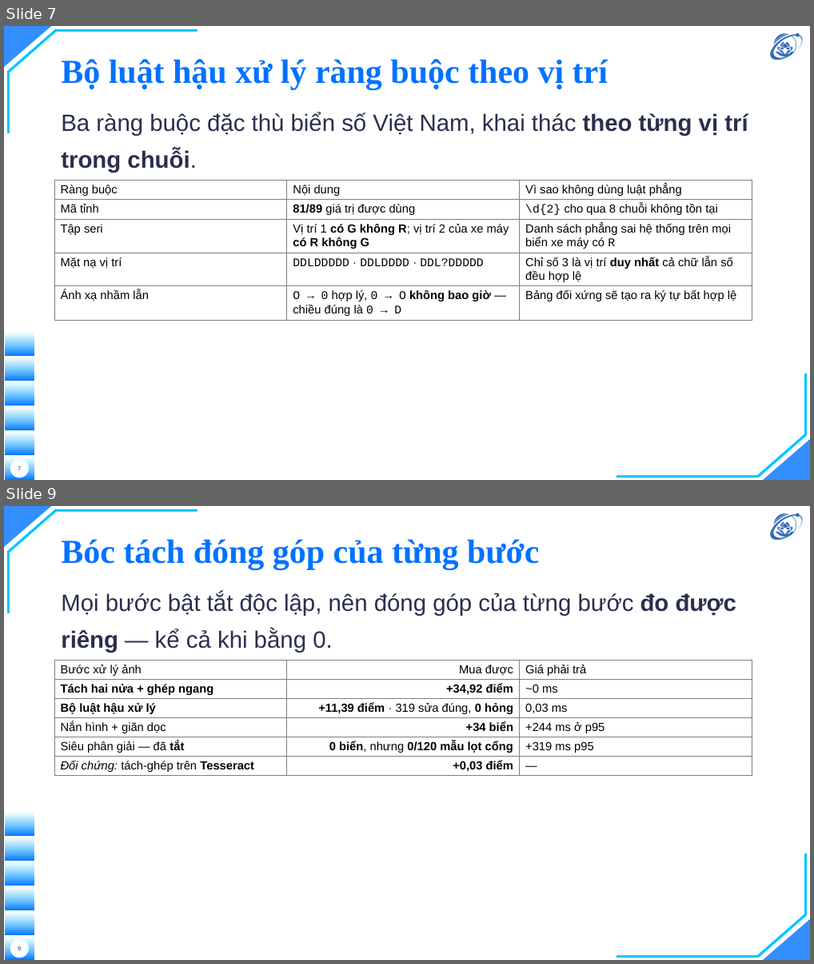
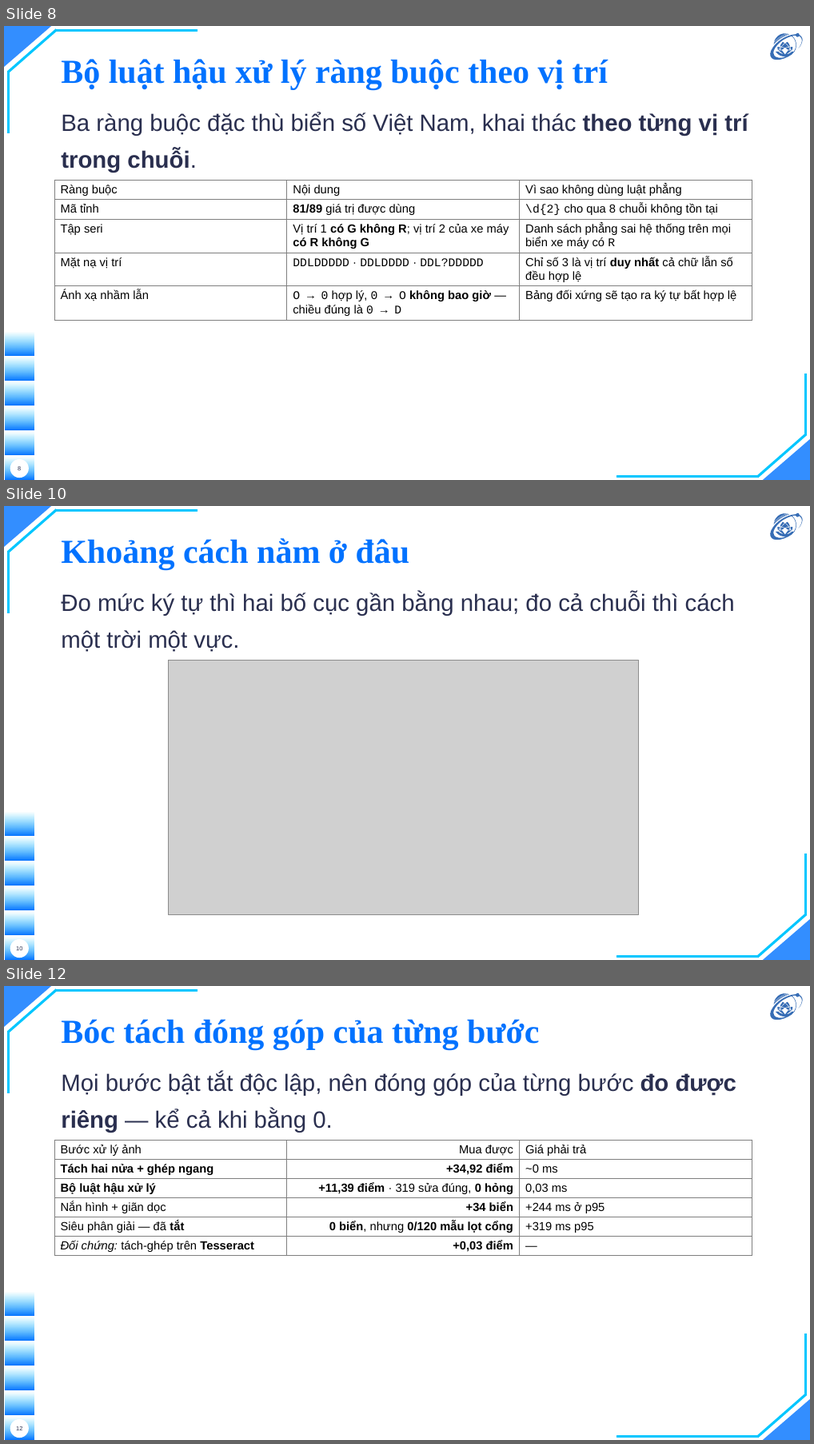
Before and after one commit to hieunguyen2604/alpr-do-an-mon-hoc, a slide deck: docs/slides/12-slides-mon-hoc.pptx. Shown one above the other, each under a label of ours: slides 7 and 9 before the commit, slides 8, 10 and 12 after it; the slides between them are not shown. The pictures are 814x964 and 814x1444 pixels, drawn with LibreOffice and Linux fonts; fonts in the diff are those of the drawing; grey boxes stand for pictures; background and template pictures are left out. Boxes give left, top, right and bottom in pixels: in the first picture for what was removed or moved away, otherwise in the second. Text is boxed around its words. In the diff, an @@ line names an element or a change of style, - is before the commit and + after.

```diff
--- a/docs/slides/12-slides-mon-hoc.pptx
+++ b/docs/slides/12-slides-mon-hoc.pptx
@@ slide 10 added at bbox=[4, 506, 810, 960], background picture (left out); not listed: 16 template elements that a slide beside it also shows @@
@@ title added at bbox=[61, 538, 410, 569], 40 pt, text #0072FF, bold @@
+Khoảng cách nằm ở đâu
@@ text added at bbox=[61, 592, 735, 652], 28 pt, text #2A2F4F @@
+Đo mức ký tự thì hai bố cục gần bằng nhau; đo cả chuỗi thì cách một trời một vực.
@@ picture added at bbox=[169, 660, 639, 914] @@
@@ page number added at bbox=[16, 946, 22, 950], 7 pt, text #2A2F4F @@
+10
@@ what was slide 7 is now slide 8 @@
@@ page number at bbox=[18, 465, 21, 472]: text changed @@
-7
+8
@@ what was slide 9 is now slide 12 @@
@@ page number at bbox=[16, 1426, 22, 1430]: text changed @@
-9
+12
```
Also in this commit, not shown: 1 slide changed, 3 other slides added, 6 other files.
